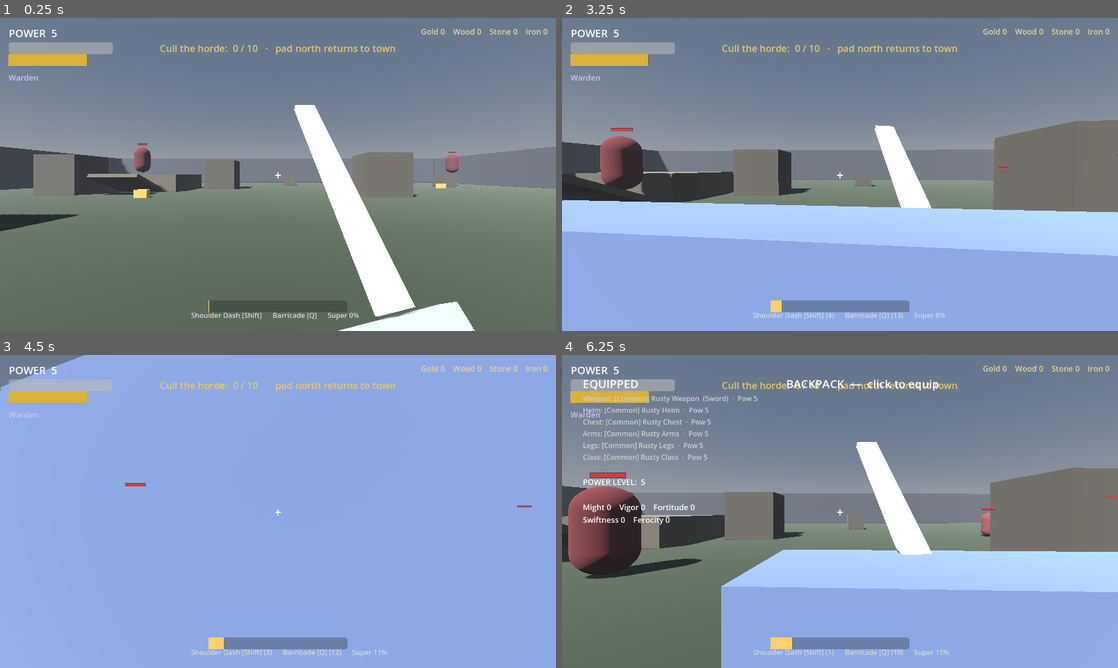
Above: before the commit, frames 1-4 (two rows, left to right).
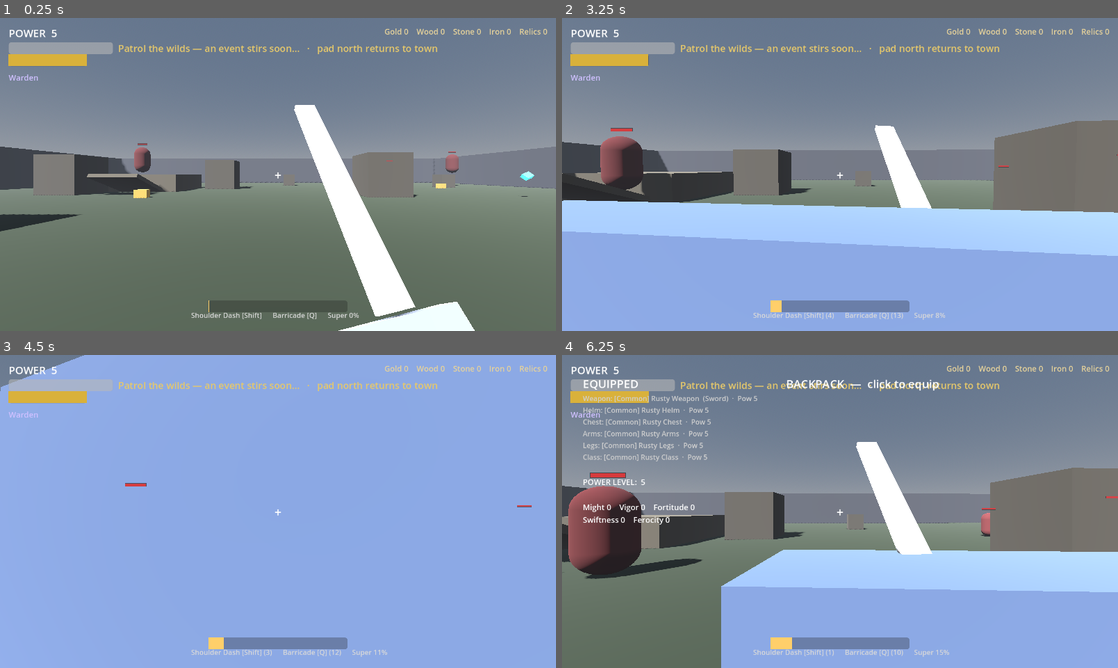
Above: after the commit, the same moments.

Repository: trevorvail3/Slayer
Game: Godot game, scene res://scenes/zone.tscn
Same seed, same stepped clock (60 frames per second), same inputs: the game is played once before the commit and once after it. This scene is started directly instead of the project's main scene.
Inputs (mouse positions are in pixels of both pictures, inside the frame that each line leads up to):
- Up to frame 1 (0.25 s): no input
- Up to frame 2 (3.25 s): move the mouse to (867, 174) at 0.52 s; press the mouse at (867, 174) at 0.53 s; hold W (move_forward) from 0.53 s (still down); tap Space (jump) at 0.77, 1.52, 3.02 s; move the mouse to (812, 174) at 1.27 s; release the mouse at (812, 174) at 1.28 s; right-click (812, 174) at 1.35 s; move the mouse to (851, 168) at 2.02 s; hold Q (class_ability) 2.03-2.78 s; move the mouse to (834, 180) at 2.77 s; tap Shift (dodge) at 2.85 s; click (834, 180) at 2.92 s
- Up to frame 3 (4.5 s): keep holding W (move_forward); move the mouse to (316, 514) at 3.52 s; tap E (interact) at 3.6 s; tap Space (jump) at 3.77 s; move the mouse to (233, 508) at 4.27 s; tap F (super) at 4.35 s
- Up to frame 4 (6.25 s): tap Space (jump) at 4.52, 6.02 s; move the mouse to (845, 511) at 5.02 s; tap I at 5.1 s; click (845, 511) at 5.17 s; tap Enter at 5.75 s; move the mouse to (756, 433) at 5.77 s; release W (move_forward) at 5.78 s; hold D (move_right) from 5.78 s (still down); click (756, 433) at 5.85 s

The runs differ from the first frame. In frame 1, 0.9% of the frame differs, in the area x 21-99%, y 3-58%; in frame 2, 0.9%, in the area x 0-100%, y 3-76%; in frame 3, 0.8%; in frame 4, 0.8%.

Commit message:
v0.7: Living Open World — relics, public events, world boss
The zone becomes a living patrol via an activity director:

- Relics (scripts/world/relic.gd): teal collectibles → gold/iron + a persisted
  count. GameState gains relics_found + relic_found signal + serialization;
  HUD shows the count and toasts on pickup.
- Blood Surge public event: director spawns a toughened horde with a kill quota
  under a 45s timer; hitting the quota drops a Legendary+ reward chest.
- The Colossus world boss: Enemy.world_boss flag (huge HP/scale, deep-red, 5
  Legendary+ rolls + big gold + bonus relic).
- zone.gd rewritten as an AMBIENT -> EVENT -> (every 3rd) BOSS director; the HUD
  banner tracks the current activity + event countdown. Ambient spawner runs
  throughout with dynamic cap + power bonus during events.
- README + docs vault updated.

Co-Authored-By: Claude Opus 4.8 <noreply@anthropic.com>
Claude-Session: https://claude.ai/code/session_01BSW54Paq7ZG23rR9KqKiVs

Diff:
--- a/autoload/game_state.gd
+++ b/autoload/game_state.gd
@@ -11,6 +11,7 @@
 signal resources_changed
 signal town_changed
 signal class_changed
+signal relic_found(total: int)
 
 var equipped: Dictionary = {}       # Slot (int) -> ItemData
 var backpack: Array[ItemData] = []
@@ -20,6 +21,7 @@
 var gold := 0
 var town := {}                      # building_id (String) -> built (bool)
 var player_class := ClassDefs.Kind.WARDEN
+var relics_found := 0
 
 func _ready() -> void:
 	_equip_starter_gear()
@@ -90,6 +92,11 @@
 
 func add_gold(amount: int) -> void:
 	gold += amount
+	resources_changed.emit()
+
+func add_relic() -> void:
+	relics_found += 1
+	relic_found.emit(relics_found)
 	resources_changed.emit()
 
 func can_afford(cost: Dictionary) -> bool:
@@ -152,6 +159,7 @@
 		"gold": gold,
 		"town": town,
 		"player_class": int(player_class),
+		"relics_found": relics_found,
 	}
 
 func from_dict(d: Dictionary) -> void:
@@ -171,6 +179,7 @@
 	gold = int(d.get("gold", 0))
 	town = d.get("town", {})
 	player_class = int(d.get("player_class", ClassDefs.Kind.WARDEN))
+	relics_found = int(d.get("relics_found", 0))
 	equipment_changed.emit()
 	backpack_changed.emit()
 	resources_changed.emit()
--- a/scripts/enemies/enemy.gd
+++ b/scripts/enemies/enemy.gd
@@ -15,6 +15,7 @@
 @export var kind: Kind = Kind.GRUNT
 @export var power := 10
 @export var is_boss := false
+@export var world_boss := false
 
 const GRAVITY := 20.0
 const CONTACT_RANGE := 2.0
@@ -95,6 +96,14 @@
 		body_scale = 2.3
 		base_color = Color("b8860b")
 
+	if world_boss:
+		max_health = 1600 + power * 20
+		contact_damage = 26 + power * 2
+		move_speed = 2.2
+		knockback_resist = 0.95
+		body_scale = 3.2
+		base_color = Color("c0392b")
+
 func _build() -> void:
 	var h := 2.2 * body_scale
 	var r := 0.6 * body_scale
@@ -292,9 +301,9 @@
 	if _dead:
 		return
 	_dead = true
-	GameState.add_gold(randi_range(4, 8 + power) + (60 if is_boss else 0))
-	var rolls := 3 if is_boss else 1
-	var min_rarity := 3 if is_boss else 0    # Legendary+ from the boss
+	GameState.add_gold(randi_range(4, 8 + power) + (60 if is_boss else 0) + (150 if world_boss else 0))
+	var rolls := 5 if world_boss else (3 if is_boss else 1)
+	var min_rarity := 3 if is_boss else 0    # Legendary+ from any boss
 	for i in rolls:
 		var item := LootManager.roll_item(power + (10 if is_boss else 0), loot_table, min_rarity)
 		var drop := LootDrop.new(item)
--- a/scripts/ui/hud.gd
+++ b/scripts/ui/hud.gd
@@ -21,8 +21,12 @@
 	GameState.equipment_changed.connect(_refresh)
 	GameState.loot_acquired.connect(_on_loot)
 	GameState.resources_changed.connect(_refresh_resources)
+	GameState.relic_found.connect(_on_relic)
 	_refresh()
 	_refresh_resources()
+
+func _on_relic(total: int) -> void:
+	notify("Relic recovered!   (%d found)" % total, Color("46e0d0"))
 
 func _build() -> void:
 	var root := Control.new()
@@ -135,9 +139,10 @@
 
 func _refresh_resources() -> void:
 	if resource_label:
-		resource_label.text = "Gold %d    Wood %d    Stone %d    Iron %d" % [
+		resource_label.text = "Gold %d    Wood %d    Stone %d    Iron %d    Relics %d" % [
 			GameState.gold, GameState.resources.get("wood", 0),
-			GameState.resources.get("stone", 0), GameState.resources.get("iron", 0)]
+			GameState.resources.get("stone", 0), GameState.resources.get("iron", 0),
+			GameState.relics_found]
 
 func _refresh() -> void:
 	power_label.text = "POWER  %d" % GameState.gear_score()
--- /dev/null
+++ b/scripts/world/relic.gd
@@ -0,0 +1,44 @@
+class_name Relic
+extends Area3D
+
+## A world collectible. Walk into it to recover it: grants a little gold + iron,
+## bumps the persistent relic count, and pops a toast. Spins and bobs to draw the eye.
+
+var _mesh: MeshInstance3D
+var _t := 0.0
+
+func _ready() -> void:
+	_mesh = MeshInstance3D.new()
+	var m := BoxMesh.new()
+	m.size = Vector3(0.5, 0.5, 0.5)
+	_mesh.mesh = m
+	var mat := StandardMaterial3D.new()
+	mat.albedo_color = Color("46e0d0")
+	mat.emission_enabled = true
+	mat.emission = Color("46e0d0")
+	mat.emission_energy_multiplier = 1.4
+	_mesh.material_override = mat
+	_mesh.rotation_degrees = Vector3(45, 0, 45)
+	add_child(_mesh)
+
+	var col := CollisionShape3D.new()
+	var shape := SphereShape3D.new()
+	shape.radius = 1.2
+	col.shape = shape
+	add_child(col)
+
+	body_entered.connect(_on_body_entered)
+
+func _process(delta: float) -> void:
+	_t += delta
+	if _mesh:
+		_mesh.rotate_y(delta * 1.5)
+		_mesh.position.y = 0.9 + sin(_t * 2.0) * 0.2
+
+func _on_body_entered(body: Node) -> void:
+	if not body.is_in_group("player"):
+		return
+	GameState.add_gold(randi_range(15, 30))
+	GameState.add_resource("iron", randi_range(1, 3))
+	GameState.add_relic()
+	queue_free()
--- a/scripts/zone.gd
+++ b/scripts/zone.gd
@@ -1,20 +1,25 @@
 extends Node3D
 
-## Zone — the combat "Slice Zone": lighting, arena with cover + ramps, mixed
-## enemy spawns, chests, the Warlord objective, and a pad back to town.
-## Input lives in the Game autoload now; this scene just builds the world.
+## Zone — the living "Slice Zone". Ambient enemies always roam; an activity
+## DIRECTOR rotates through Public Events (Blood Surge) and a World Boss (The
+## Colossus), with Relics to collect. Input lives in the Game autoload.
 
 const ARENA_HALF := 40.0
-const MAX_ENEMIES := 6
-const KILLS_FOR_BOSS := 10
+
+enum Phase { AMBIENT, EVENT, BOSS }
 
 var hud: HUD
 var player: Player
 
-var _kills := 0
-var _boss_spawned := false
-var _boss_active := false
-var _zone_cleared := false
+var _phase := Phase.AMBIENT
+var _phase_timer := 20.0
+var _max_enemies := 6
+var _power_bonus := 0
+var _event_kills := 0
+var _event_target := 0
+var _event_time := 0.0
+var _cycle := 0
+var _boss: Enemy = null
 
 func _ready() -> void:
 	_build_environment()
@@ -22,9 +27,148 @@
 	_spawn_player()
 	_add_ui()
 	_spawn_chests()
+	_scatter_relics()
 	_spawn_return_pad()
 	_start_spawner()
-	_update_objective()
+	hud.set_objective("Patrol the wilds — an event stirs soon…   ·   pad north returns to town")
+
+# --- Activity director ---
+
+func _process(delta: float) -> void:
+	match _phase:
+		Phase.AMBIENT:
+			_phase_timer -= delta
+			if _phase_timer <= 0.0:
+				_begin_next_activity()
+		Phase.EVENT:
+			_event_time -= delta
+			if _event_time <= 0.0:
+				_end_event(false)
+			else:
+				hud.set_objective("⚔ BLOOD SURGE — slay %d/%d   (%s)" % [_event_kills, _event_target, _fmt(_event_time)])
+		Phase.BOSS:
+			pass   # transition handled by the boss's died signal
+
+func _begin_next_activity() -> void:
+	_cycle += 1
+	if _cycle % 3 == 0:
+		_begin_boss()
+	else:
+		_begin_event()
+
+func _begin_event() -> void:
+	_phase = Phase.EVENT
+	_event_kills = 0
+	_event_target = 12
+	_event_time = 45.0
+	_max_enemies = 10
+	_power_bonus = 6
+	hud.set_objective("⚔ BLOOD SURGE begins — cut them down!")
+
+func _end_event(success: bool) -> void:
+	_phase = Phase.AMBIENT
+	_max_enemies = 6
+	_power_bonus = 0
+	_phase_timer = 25.0
+	if success:
+		_spawn_reward_chest()
+		hud.set_objective("★ Blood Surge repelled — loot dropped near you!")
+	else:
+		hud.set_objective("The surge subsides… hold for the next.")
+
+func _begin_boss() -> void:
+	_phase = Phase.BOSS
+	_max_enemies = 3
+	_power_bonus = 0
+	_boss = Enemy.new()
+	_boss.is_boss = true
+	_boss.world_boss = true
+	_boss.power = 34
+	_boss.died.connect(_on_boss_died)
+	_boss.position = Vector3(0, 5, -ARENA_HALF + 10.0)
+	add_child(_boss)
+	hud.set_objective("⚠ WORLD BOSS — THE COLOSSUS has arrived!")
+
+func _on_boss_died(_enemy: Enemy) -> void:
+	_boss = null
+	_phase = Phase.AMBIENT
+	_max_enemies = 6
+	_phase_timer = 30.0
+	_spawn_reward_chest()
+	GameState.add_relic()   # bonus relic for the kill
+	hud.set_objective("★ THE COLOSSUS FALLS — claim the spoils!")
+
+func _spawn_reward_chest() -> void:
+	var chest := Chest.new()
+	chest.power = 26
+	chest.min_rarity_index = 3   # Legendary+
+	chest.rolls = 2
+	add_child(chest)
+	var pos := player.global_position + Vector3(randf_range(-3, 3), 0, randf_range(-3, 3))
+	pos.y = 0.0
+	chest.position = pos
+
+func _fmt(t: float) -> String:
+	var s := int(max(0.0, t))
+	return "%d:%02d" % [s / 60, s % 60]
+
+# --- Spawner ---
+
+func _start_spawner() -> void:
+	var timer := Timer.new()
+	timer.wait_time = 1.5
+	timer.autostart = true
+	timer.timeout.connect(_tick_spawn)
+	add_child(timer)
+	_tick_spawn()
+
+func _tick_spawn() -> void:
+	var count := get_tree().get_nodes_in_group("enemy").size()
+	while count < _max_enemies:
+		_spawn_enemy()
+		count += 1
+
+func _spawn_enemy() -> void:
+	var e := Enemy.new()
+	e.kind = _random_kind()
+	e.power = 8 + randi() % 12 + _power_bonus
+	e.died.connect(_on_enemy_died)
+	e.position = _random_ground_pos(6.0)
+	add_child(e)
+
+func _on_enemy_died(_enemy: Enemy) -> void:
+	if _phase == Phase.EVENT:
+		_event_kills += 1
+		if _event_kills >= _event_target:
+			_end_event(true)
+
+func _random_kind() -> Enemy.Kind:
+	var r := randf()
+	if r < 0.60:
+		return Enemy.Kind.GRUNT
+	elif r < 0.82:
+		return Enemy.Kind.ARCHER
+	else:
+		return Enemy.Kind.BRUTE
+
+func _random_ground_pos(min_from_player: float) -> Vector3:
+	for i in 12:
+		var x := randf_range(-ARENA_HALF + 4.0, ARENA_HALF - 4.0)
+		var z := randf_range(-ARENA_HALF + 4.0, ARENA_HALF - 4.0)
+		if player == null or Vector2(x - player.position.x, z - player.position.z).length() > min_from_player:
+			return Vector3(x, 3.0, z)
+	return Vector3(randf_range(-10, 10), 3.0, randf_range(-10, 10))
+
+# --- Collectibles ---
+
+func _scatter_relics() -> void:
+	for p in [Vector3(-18, 0.9, 10), Vector3(22, 0.9, -6), Vector3(-8, 0.9, -24),
+			Vector3(30, 0.9, 20), Vector3(-30, 0.9, -16), Vector3(4, 0.9, 28)]:
+		var relic := Relic.new()
+		add_child(relic)
+		relic.position = p
+
+# --- World ---
 
 func _build_environment() -> void:
 	var light := DirectionalLight3D.new()
@@ -114,81 +258,3 @@
 	pad.to_zone = false
 	add_child(pad)
 	pad.position = Vector3(0, 0, 32)
-
-# --- Enemy spawner + objective ---
-
-func _start_spawner() -> void:
-	var timer := Timer.new()
-	timer.wait_time = 1.5
-	timer.autostart = true
-	timer.timeout.connect(_tick_spawn)
-	add_child(timer)
-	_tick_spawn()
-
-func _tick_spawn() -> void:
-	if _boss_active or _zone_cleared:
-		return
-	var count := get_tree().get_nodes_in_group("enemy").size()
-	while count < MAX_ENEMIES:
-		_spawn_enemy()
-		count += 1
-
-func _spawn_enemy() -> void:
-	var e := Enemy.new()
-	e.kind = _random_kind()
-	e.power = 8 + randi() % 12
-	e.died.connect(_on_enemy_died)
-	e.position = _random_ground_pos(6.0)
-	add_child(e)
-
-func _random_kind() -> Enemy.Kind:
-	var r := randf()
-	if r < 0.60:
-		return Enemy.Kind.GRUNT
-	elif r < 0.82:
-		return Enemy.Kind.ARCHER
-	else:
-		return Enemy.Kind.BRUTE
-
-func _random_ground_pos(min_from_player: float) -> Vector3:
-	for i in 12:
-		var x := randf_range(-ARENA_HALF + 4.0, ARENA_HALF - 4.0)
-		var z := randf_range(-ARENA_HALF + 4.0, ARENA_HALF - 4.0)
-		if player == null or Vector2(x - player.position.x, z - player.position.z).length() > min_from_player:
-			return Vector3(x, 3.0, z)
-	return Vector3(randf_range(-10, 10), 3.0, randf_range(-10, 10))
-
-func _on_enemy_died(_enemy: Enemy) -> void:
-	if _zone_cleared:
-		return
-	_kills += 1
-	if not _boss_spawned and _kills >= KILLS_FOR_BOSS:
-		_spawn_boss()
-	_update_objective()
-
-func _spawn_boss() -> void:
-	_boss_spawned = true
-	_boss_active = true
-	var boss := Enemy.new()
-	boss.kind = Enemy.Kind.BRUTE
-	boss.is_boss = true
-	boss.power = 28
-	boss.died.connect(_on_boss_died)
-	boss.position = Vector3(0, 4, -ARENA_HALF + 8.0)
-	add_child(boss)
-	_update_objective()
-
-func _on_boss_died(_enemy: Enemy) -> void:
-	_boss_active = false
-	_zone_cleared = true
-	_update_objective()
-
-func _update_objective() -> void:
-	if hud == null:
-		return
-	if _zone_cleared:
-		hud.set_objective("★ ZONE CLEARED — the Warlord has fallen! ★")
-	elif _boss_active:
-		hud.set_objective("⚔ SLAY THE WARLORD ⚔")
-	else:
-		hud.set_objective("Cull the horde:  %d / %d   ·   pad north returns to town" % [mini(_kills, KILLS_FOR_BOSS), KILLS_FOR_BOSS])
Not shown, changed: README.md
Not shown, changed: docs/Milestone Log.md
Not shown, changed: docs/Roadmap.md
